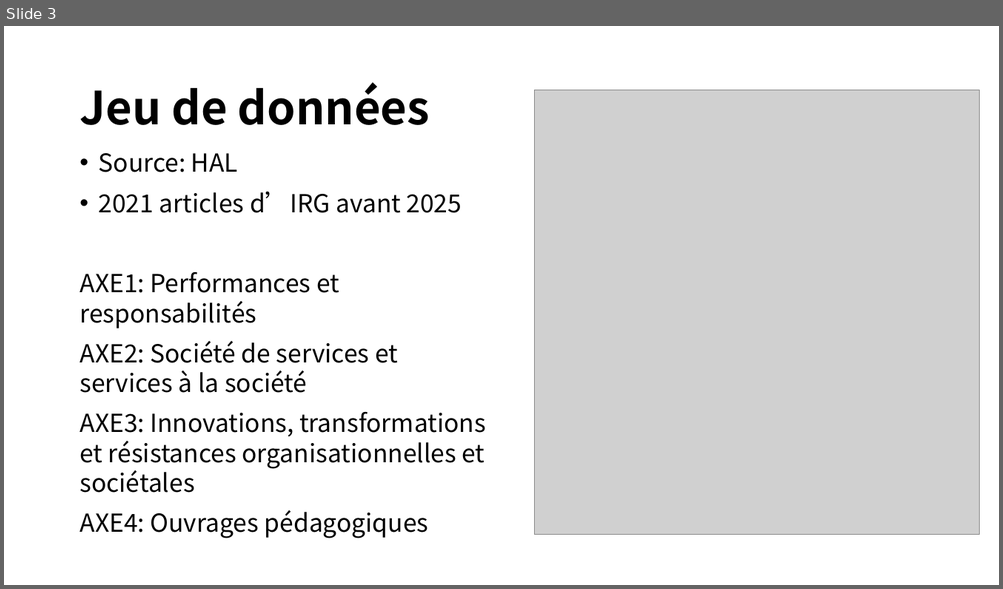
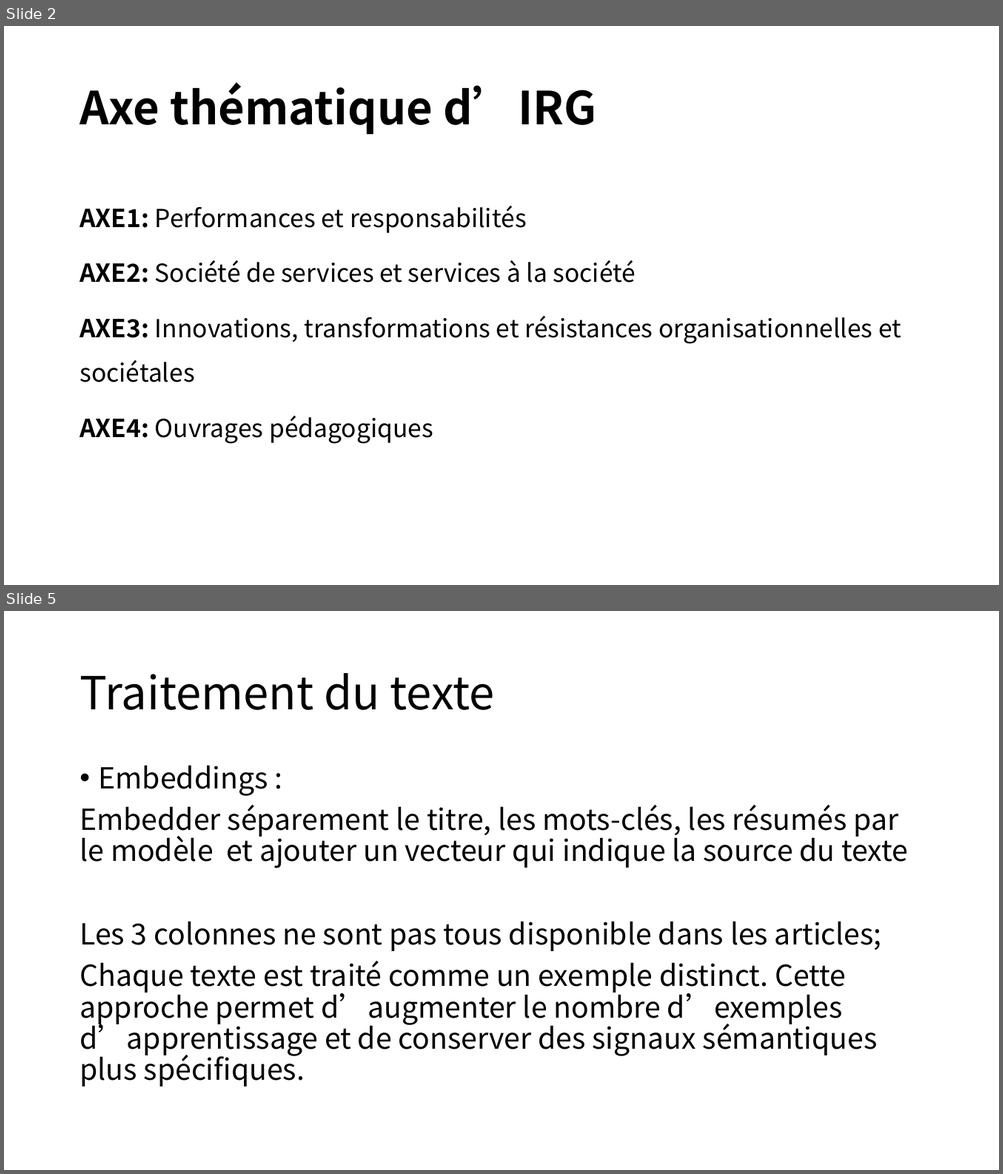
Before and after one commit to yeliu-dh/hal_insight, a slide deck: axe_classification.pptx. Shown one above the other, each under a label of ours: slide 3 before the commit, slides 2 and 5 after it; the slides between them are not shown. The pictures are 1003x589 and 1003x1174 pixels, drawn with LibreOffice and Linux fonts; fonts in the diff are those of the drawing; grey boxes stand for pictures. Boxes give left, top, right and bottom in pixels: in the first picture for what was removed or moved away, otherwise in the second. Text is boxed around its words. In the diff, an @@ line names an element or a change of style, - is before the commit and + after.

```diff
--- a/axe_classification.pptx
+++ b/axe_classification.pptx
@@ slide 5 added at (4,611,999,1170), background #FFFFFF @@
@@ title added at (79,673,495,710), 44 pt, text #000000 @@
+Traitement du texte
@@ text added at (79,765,908,1087), 28 pt, text #000000 @@
+• Embeddings :
+Embedder séparement le titre, les mots-clés, les résumés par le modèle et ajouter un vecteur qui indique la source du texte
+Les 3 colonnes ne sont pas tous disponible dans les articles;
+Chaque texte est traité comme un exemple distinct. Cette approche permet d’augmenter le nombre d’exemples d’apprentissage et de conserver des signaux sémantiques plus spécifiques.
@@ what was slide 3 is now slide 2 @@
@@ slide 2 changed as well @@
@@ title at (79,82,597,135): text changed @@
-Jeu de données
+Axe thématique d’IRG
@@ picture removed at (535,90,979,535) @@
@@ text "AXE1: Performances et responsabilités" at (79,206,901,444): bold on in "AXE1:", "AXE2:", "AXE3:", "AXE4:"; line spacing 1 to 1.5 @@
@@ text at (99,153,462,213): paragraphs removed @@
-• Source: HAL
-• 2021 articles d’IRG avant 2025
```
Also in this commit, not shown: 1 other slide changed, 7 other slides added, 2 slides removed, 10 other files.
